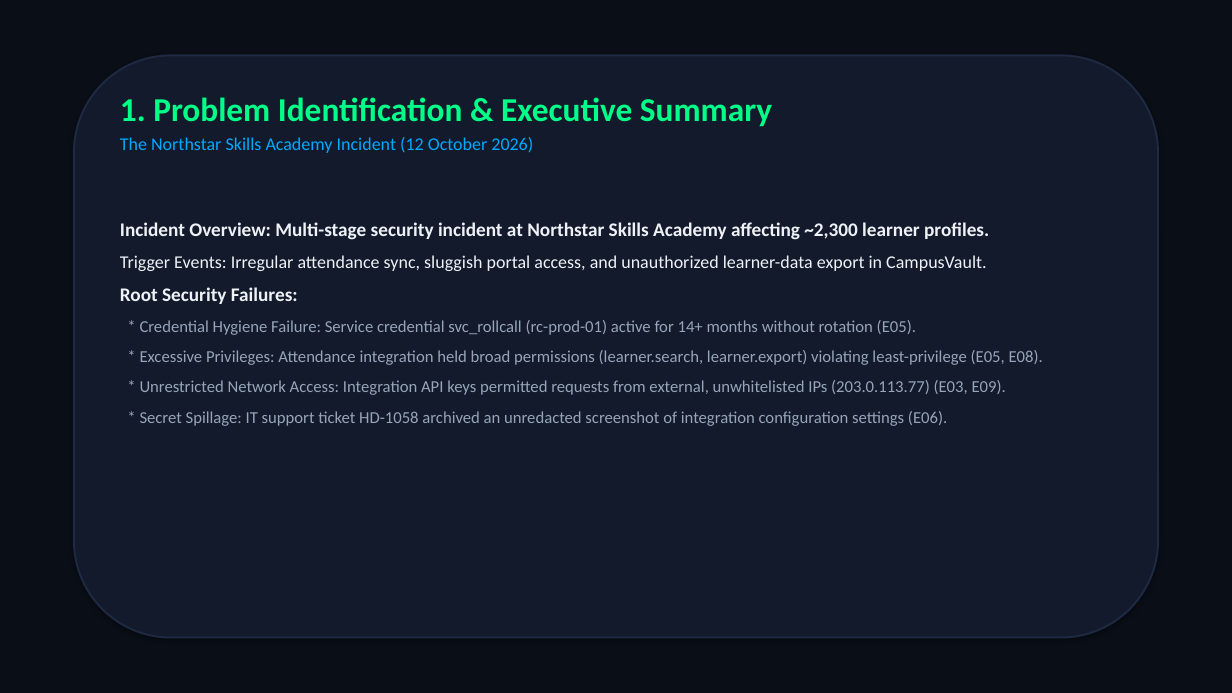
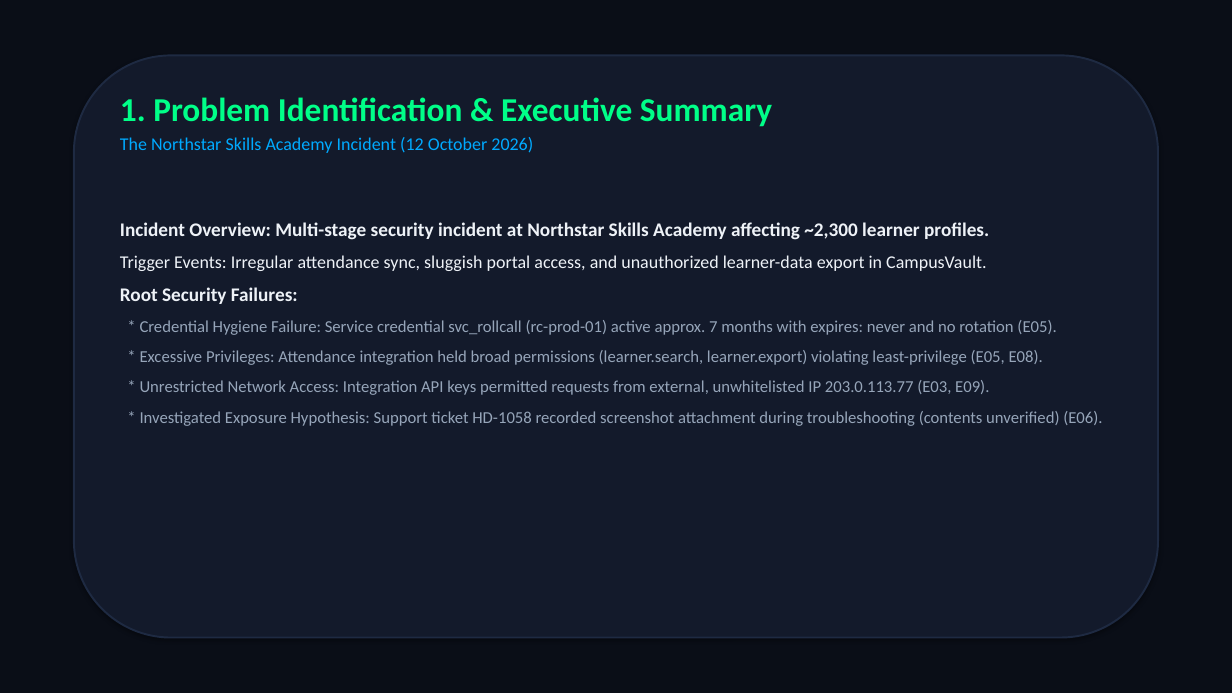
Before and after one commit to kandukurijagan1/crimeathon, a slide deck: slide 2 of SENTRIX_SHIELD_PRESENTATION.pptx. Drawn at 1232x693 pixels with LibreOffice and Linux fonts; fonts in the diff are those of the drawing. Boxes give left, top, right and bottom in pixels: in the first picture for what was removed or moved away, otherwise in the second. Text is boxed around its words. In the diff, an @@ line names an element or a change of style, - is before the commit and + after.

Commit message:
Correct evidence engine and defense controls: ground-truth alignment with E01-E12, separated confirmed vs hypothesis, 7-month credential age, and isolated export record ceiling tests

```diff
--- a/SENTRIX_SHIELD_PRESENTATION.pptx
+++ b/SENTRIX_SHIELD_PRESENTATION.pptx
@@ text at <box>140,320,1056,335</box>: text changed @@
-* Credential Hygiene Failure: Service credential svc_rollcall (rc-prod-01) active for 14+ months without rotation (E05).
+* Credential Hygiene Failure: Service credential svc_rollcall (rc-prod-01) active approx. 7 months with expires: never and no rotation (E05).
@@ text at <box>140,380,1102,426</box>: text changed @@
-* Unrestricted Network Access: Integration API keys permitted requests from external, unwhitelisted IPs (203.0.113.77) (E03, E09).
-* Secret Spillage: IT support ticket HD-1058 archived an unredacted screenshot of integration configuration settings (E06).
+* Unrestricted Network Access: Integration API keys permitted requests from external, unwhitelisted IP 203.0.113.77 (E03, E09).
+* Investigated Exposure Hypothesis: Support ticket HD-1058 recorded screenshot attachment during troubleshooting (contents unverified) (E06).
```
Also in this commit, not shown: 8 other slides changed, 1 slide removed, 13 other files.
